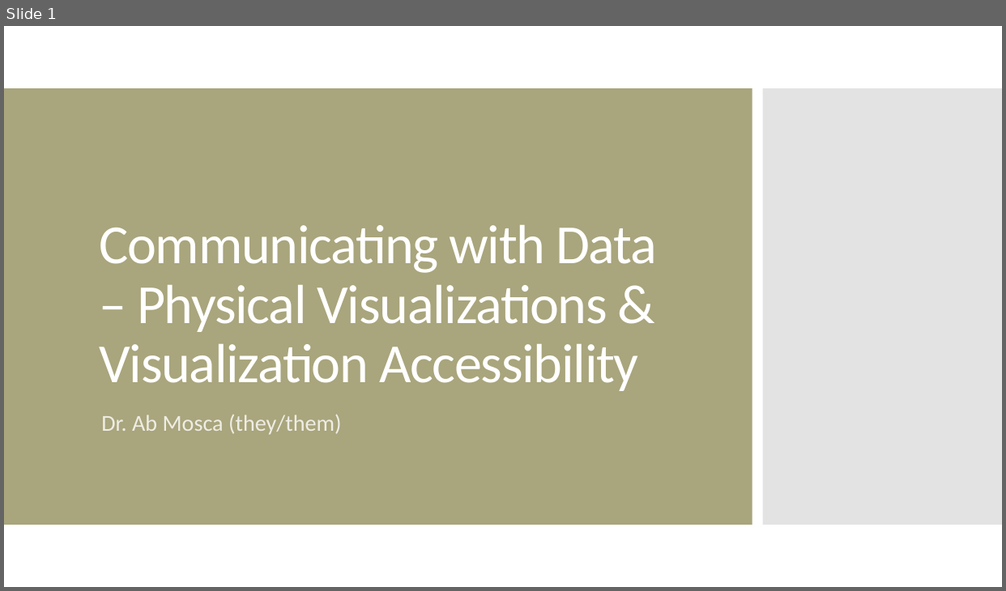
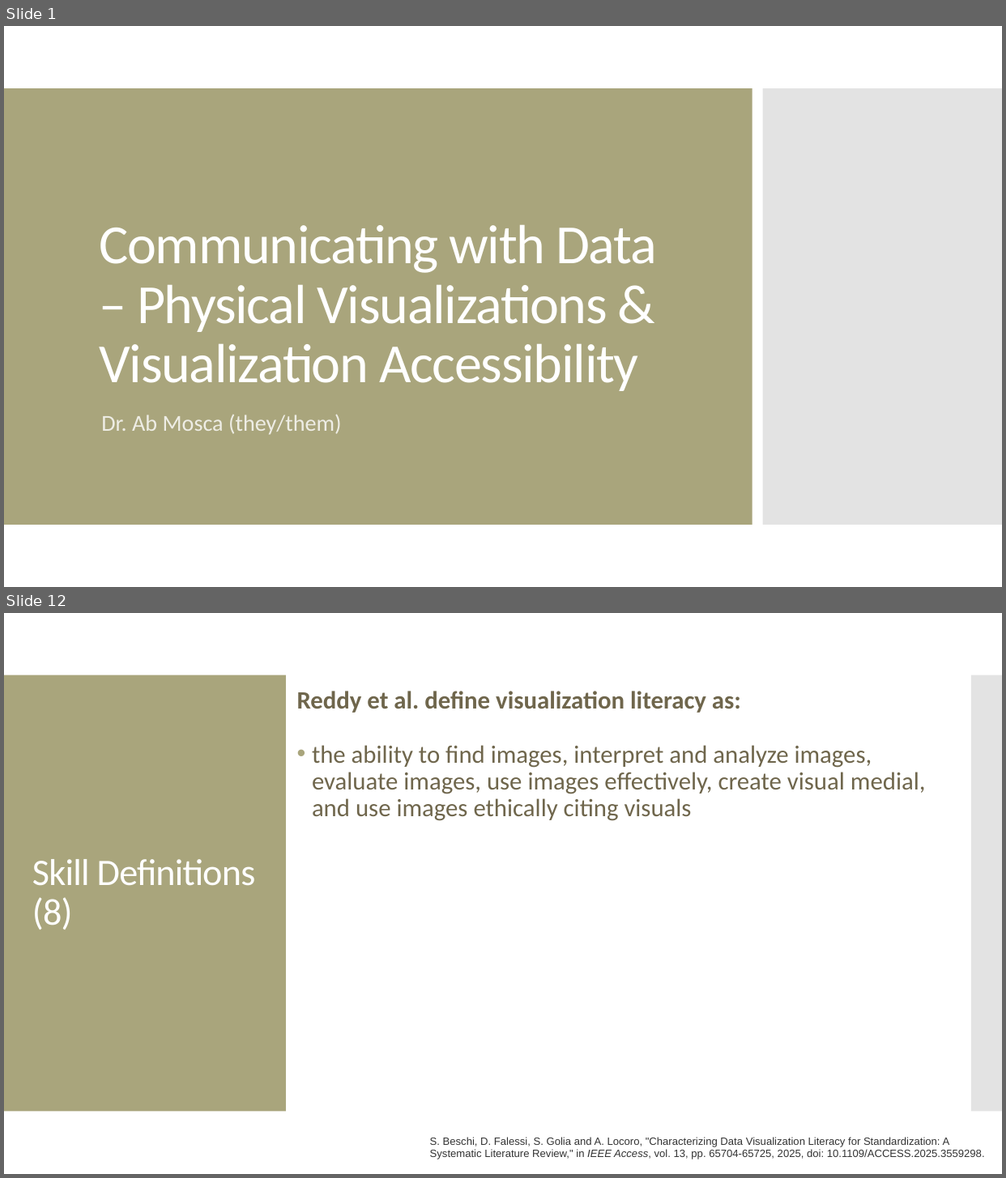
Before and after one commit to amosca01/SDS-CSC109, a slide deck: slides/13-visualization-literacy.pptx. Shown one above the other, each under a label of ours: slide 1 before the commit, slides 1 and 12 after it; the slides between them are not shown. The pictures are 1006x591 and 1006x1178 pixels, drawn with LibreOffice and Linux fonts; fonts in the diff are those of the drawing. Boxes give left, top, right and bottom in pixels: in the first picture for what was removed or moved away, otherwise in the second. Text is boxed around its words. In the diff, an @@ line names an element or a change of style, - is before the commit and + after.

```diff
--- a/slides/13-visualization-literacy.pptx
+++ b/slides/13-visualization-literacy.pptx
@@ slide 12 added at <box>4,613,1002,1174</box>, background #FFFFFF @@
@@ rectangle added at <box>4,675,286,1112</box>, fill #A9A57C @@
@@ rectangle added at <box>971,675,1002,1112</box>, fill #C8C8C8 at 50% opacity @@
@@ text added at <box>297,691,926,821</box>, 24 pt, text #6F664C @@
+Reddy et al. define visualization literacy as:
+• the ability to find images, interpret and analyze images, evaluate images, use images effectively, create visual medial, and use images ethically citing visuals
@@ title added at <box>32,859,256,930</box>, 36 pt, text #FFFFFF @@
+Skill Definitions (8)
@@ text added at <box>430,1137,985,1160</box>, 10.2 pt, text #333333 @@
+S. Beschi, D. Falessi, S. Golia and A. Locoro, "Characterizing Data Visualization Literacy for Standardization: A Systematic Literature Review," in IEEE Access, vol. 13, pp. 65704-65725, 2025, doi: 10.1109/ACCESS.2025.3559298.
```
Also in this commit, not shown: 1 slide changed, 36 other slides added, 4 other files.
